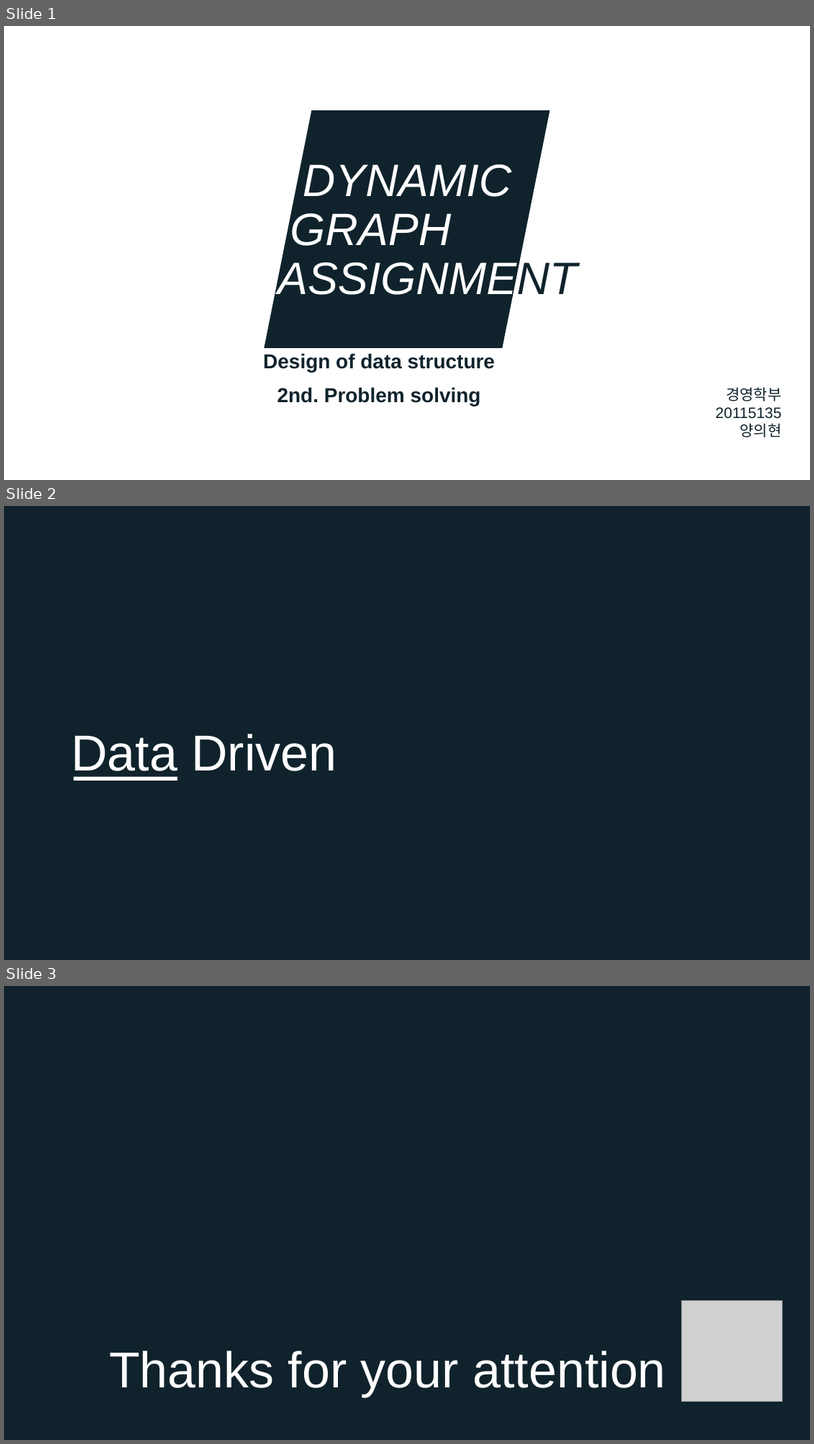
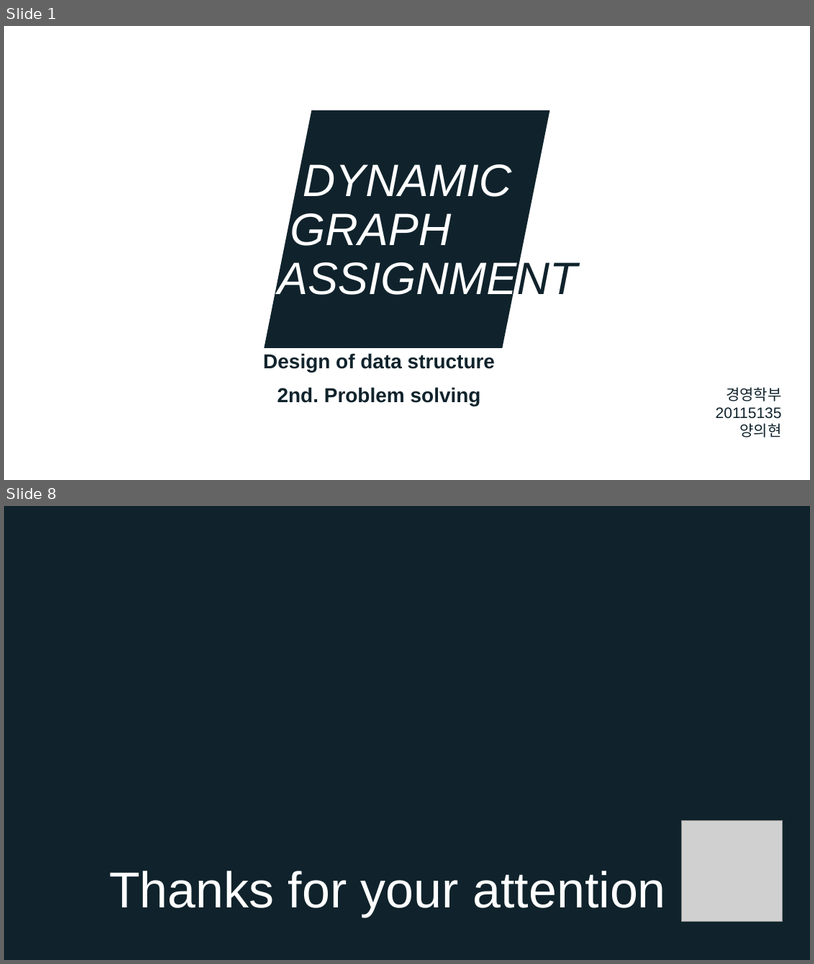
Before and after one commit to noahluftyang/data-structure-design-assignment, a slide deck: dynamic-graph/slides/2nd-dynamic-graph-problem-solving.pptx. Shown one above the other, each under a label of ours: slides 1, 2 and 3 before the commit, slides 1 and 8 after it; the slides between them are not shown. The pictures are 814x1444 and 814x964 pixels, drawn with LibreOffice and Linux fonts; fonts in the diff are those of the drawing; grey boxes stand for pictures. Boxes give left, top, right and bottom in pixels: in the first picture for what was removed or moved away, otherwise in the second. Text is boxed around its words. In the diff, an @@ line names an element or a change of style, - is before the commit and + after.

```diff
--- a/dynamic-graph/slides/2nd-dynamic-graph-problem-solving.pptx
+++ b/dynamic-graph/slides/2nd-dynamic-graph-problem-solving.pptx
@@ slide 2 removed at (4, 506, 810, 960), background #FFFFFF @@
@@ rectangle removed at (4, 506, 810, 960) @@
@@ title removed at (71, 734, 337, 780) @@
-Data Driven
@@ rectangle removed at (74, 777, 178, 780) @@
@@ what was slide 3 is now slide 8 @@
```
Also in this commit, not shown: 6 slides added, 3 other files.
